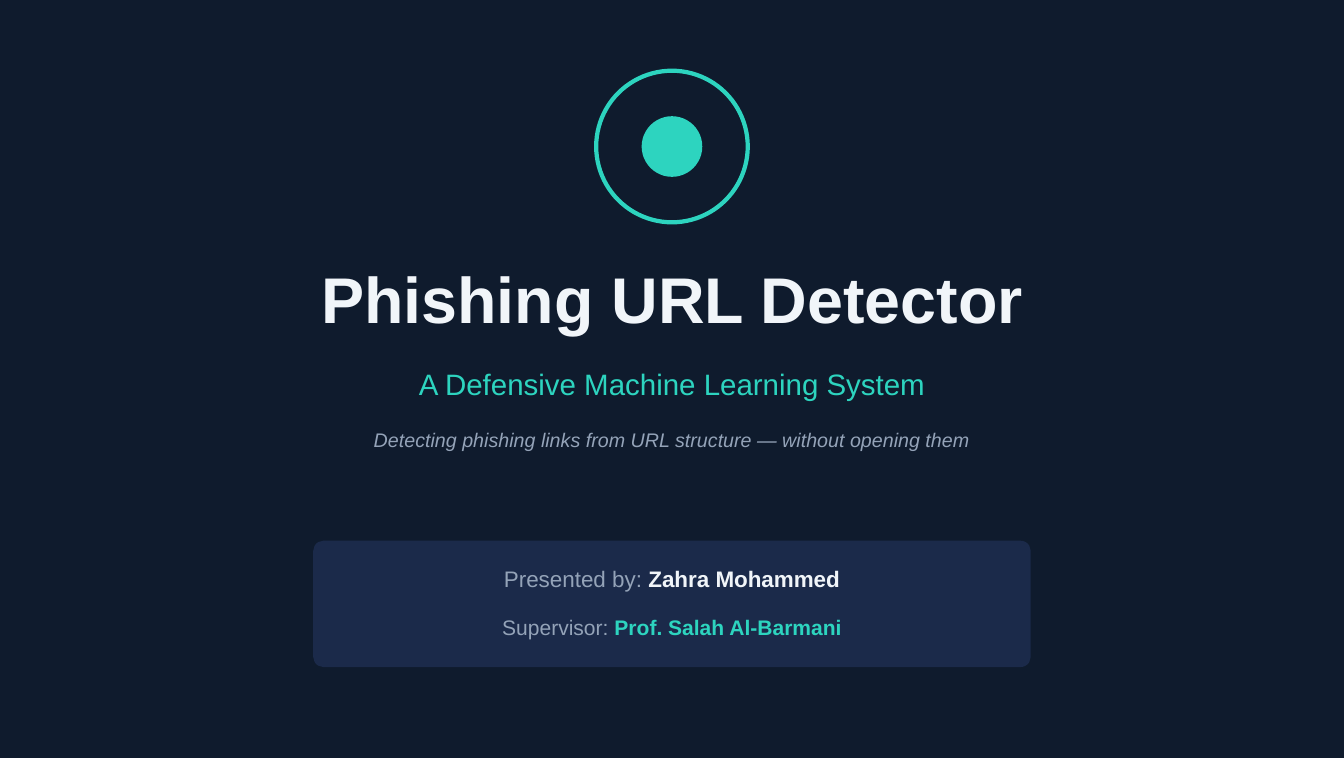
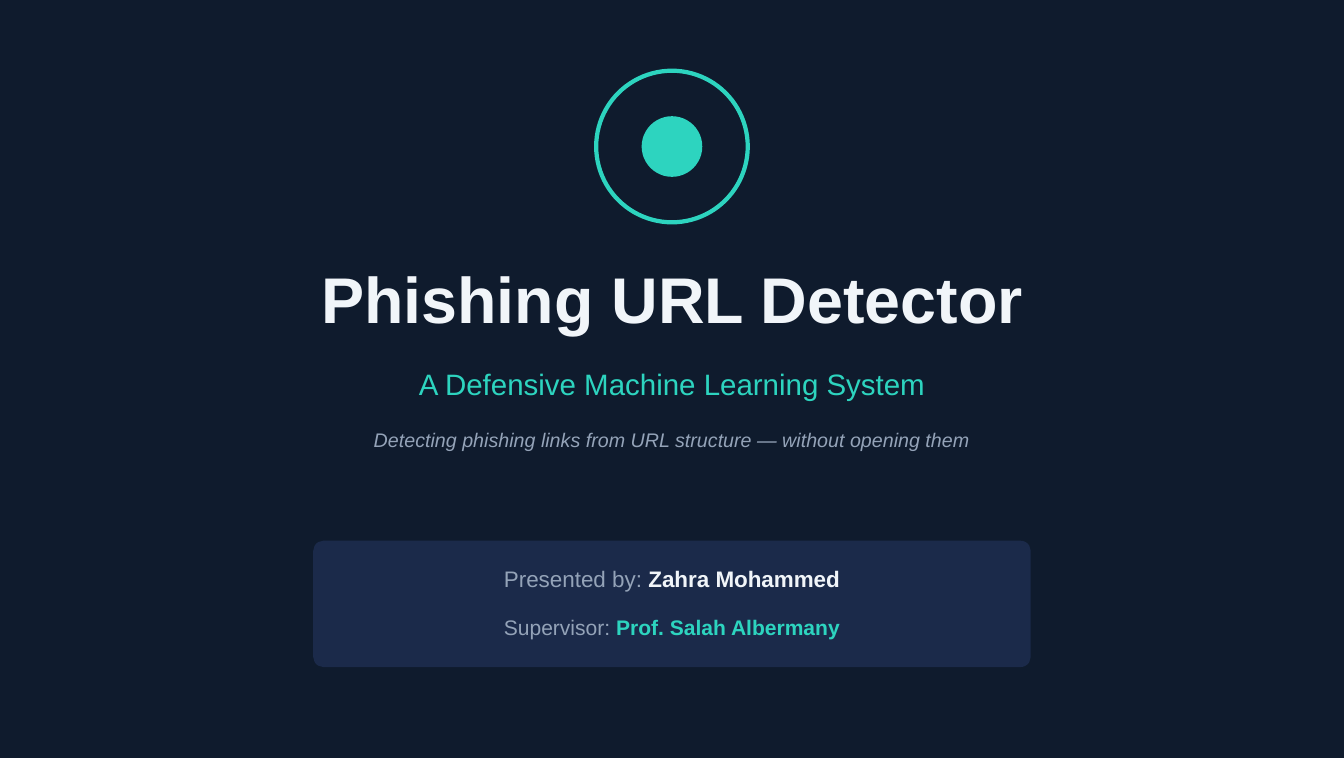
Before and after one commit to mantzr159-ops/M.N, a slide deck: slide 1 of phishing_detector/slides/phishing_detector_presentation_EN.pptx. Drawn at 1344x758 pixels with LibreOffice and Linux fonts; fonts in the diff are those of the drawing. Boxes give left, top, right and bottom in pixels: in the first picture for what was removed or moved away, otherwise in the second. Text is boxed around its words. In the diff, an @@ line names an element or a change of style, - is before the commit and + after.

```diff
--- a/phishing_detector/slides/phishing_detector_presentation_EN.pptx
+++ b/phishing_detector/slides/phishing_detector_presentation_EN.pptx
@@ text at [504,619,840,639]: text changed @@
-Supervisor: Prof. Salah Al-Barmani
+Supervisor: Prof. Salah Albermany
```
Also in this commit, not shown: 1 other slide changed, 1 other file.
